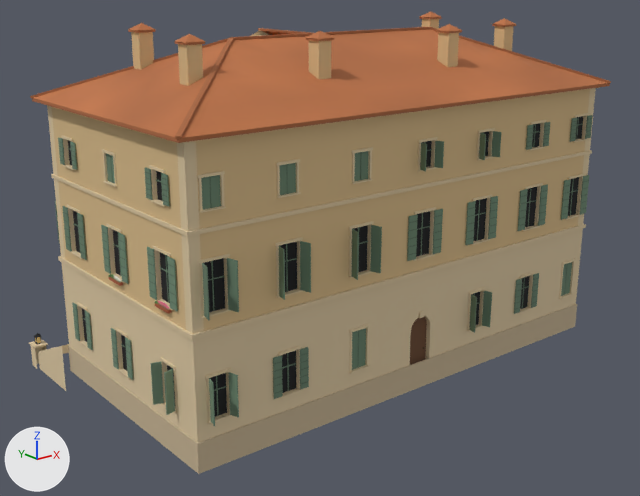
An edit to the glTF model games/yorimichi/assets/belmonte/meshes/SM_BM_BH_PalazzoComunale.glb, drawn before and after from the same camera.
Camera for both pictures: a 50 mm lens placed at (-34.2, -41.0, 22.2), pointed at (-0.4, 1.3, 5.3). Lighting does not change. The marker at lower left points along +X, +Y and +Z. The first picture is the older version. Vertices at exactly the same position are counted once.

The scene before the commit, as lines of its bpy script (objects in view):
```python
me_sm_bh_palazzocomunale = bpy.data.meshes.new('SM_BH_PalazzoComunale')
me_sm_bh_palazzocomunale.from_pydata(...)  # 18308 vertices, 25852 faces; spans x -15.7..15.7, y -8.2..12.6, z -2.5..19.6
me_sm_bh_palazzocomunale.materials.append(mat_bm_000_m_stone_039)
me_sm_bh_palazzocomunale.materials.append(mat_bm_001_m_ashlar_039)
me_sm_bh_palazzocomunale.materials.append(mat_bm_002_m_plaster_026)
me_sm_bh_palazzocomunale.materials.append(mat_bm_003_m_roof_026)
me_sm_bh_palazzocomunale.materials.append(mat_bm_004_m_wood_026)
me_sm_bh_palazzocomunale.materials.append(mat_bm_005_m_flag_001)
me_sm_bh_palazzocomunale.materials.append(mat_bm_006_m_iron_020)
me_sm_bh_palazzocomunale.materials.append(mat_bm_007_m_vcol_018)
me_sm_bh_palazzocomunale.materials.append(mat_bm_008_m_glass_dark_019)
me_sm_bh_palazzocomunale.materials.append(mat_bm_009_m_window_lit_015)
ob_sm_bm_bh_palazzocomunale = bpy.data.objects.new('SM_BM_BH_PalazzoComunale', me_sm_bh_palazzocomunale)
ob_sm_bm_bh_palazzocomunale.location = (0.0, 0.0, 0.0)
```
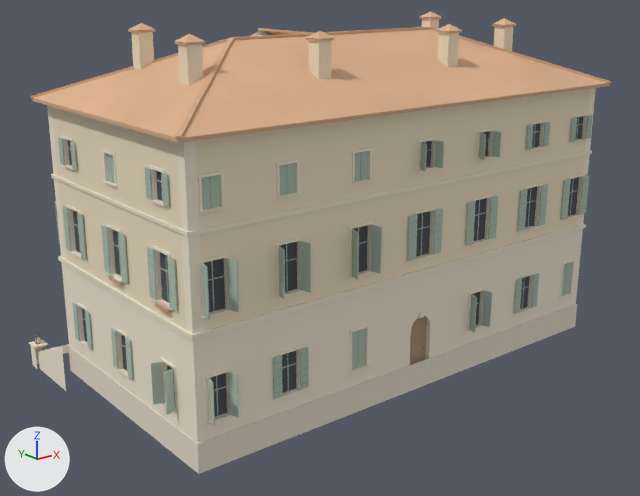
Boxes [x1, y1, x2, y2] around the edits, measured in the pictures (640 x 496 px):
part 1 of me_sm_bh_palazzocomunale, recoloured (lighter)
    both: [29, 12, 611, 474]

What the commit changed:
me_sm_bh_palazzocomunale has 18308 vertices, 25852 faces and spans x -15.7..15.7, y -8.2..12.6, z -2.5..19.6.
me_sm_bh_palazzocomunale is used by ob_sm_bm_bh_palazzocomunale; location (0.0, 0.0, 0.0).
me_sm_bh_palazzocomunale part 1: 25774 faces centred in x -15.7..15.7, y -8.2..12.6, z -2.3..19.3 are repainted in the vertex colours; the middle colour goes from beige #d9bb89 to beige #eddec2.
